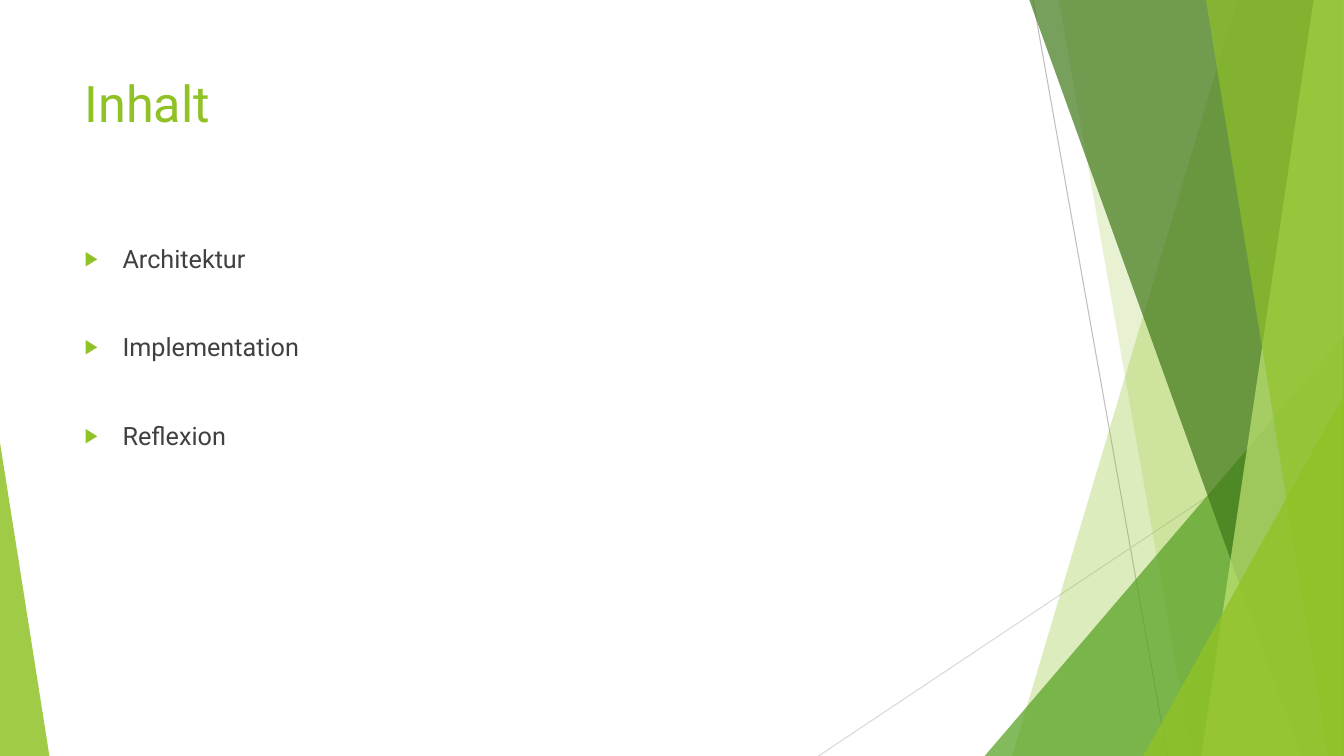
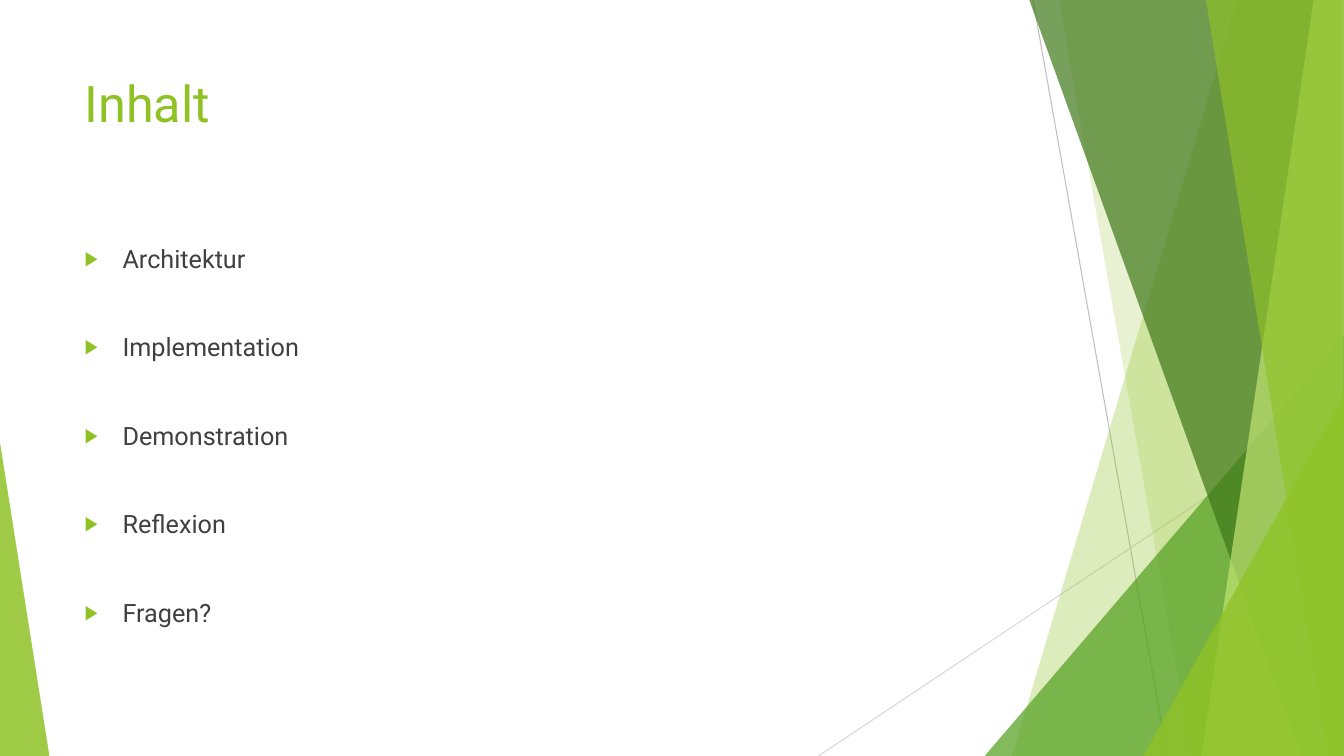
Before and after one commit to Pacmens/Modul226, a slide deck: slide 2 of Buchungssystem/doc/09_Präsentation.pptx. Drawn at 1344x756 pixels with LibreOffice and Linux fonts; fonts in the diff are those of the drawing. Boxes give left, top, right and bottom in pixels: in the first picture for what was removed or moved away, otherwise in the second. Text is boxed around its words. In the diff, an @@ line names an element or a change of style, - is before the commit and + after.

```diff
--- a/Buchungssystem/doc/09_Präsentation.pptx
+++ b/Buchungssystem/doc/09_Präsentation.pptx
@@ text at <box>123,427,289,446</box>: paragraph added @@
+▶ Demonstration
@@ text at <box>123,604,212,628</box>: paragraph added @@
+▶ Fragen?
```
Also in this commit, not shown: 1 other slide changed, 2 slides added.
